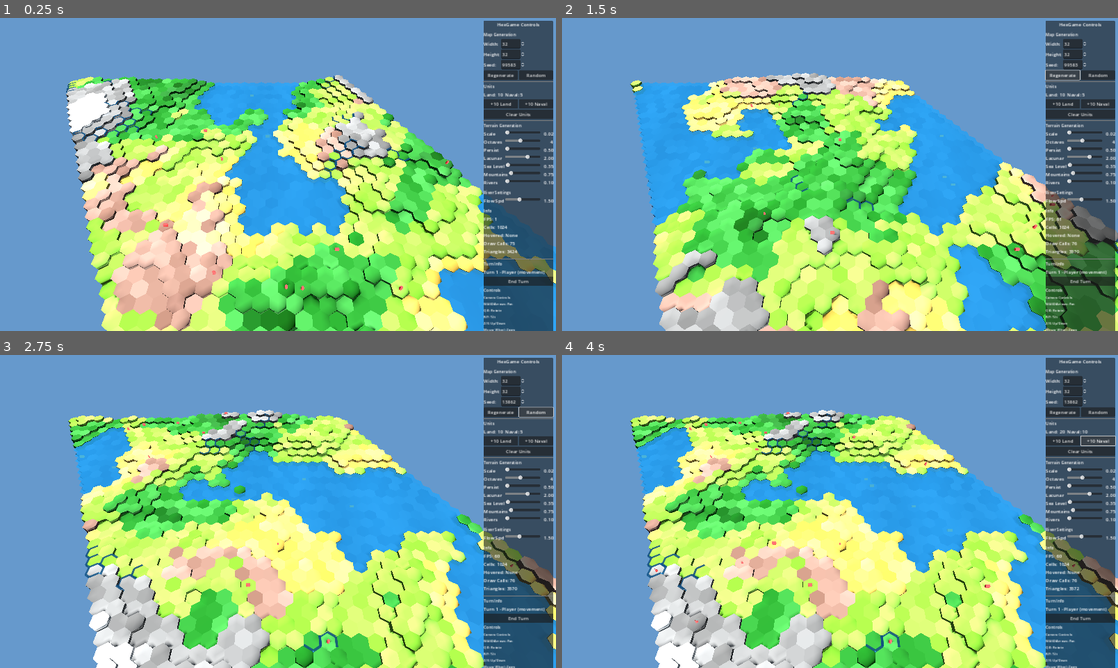
Above: before the commit, frames 1-4 (two rows, left to right).
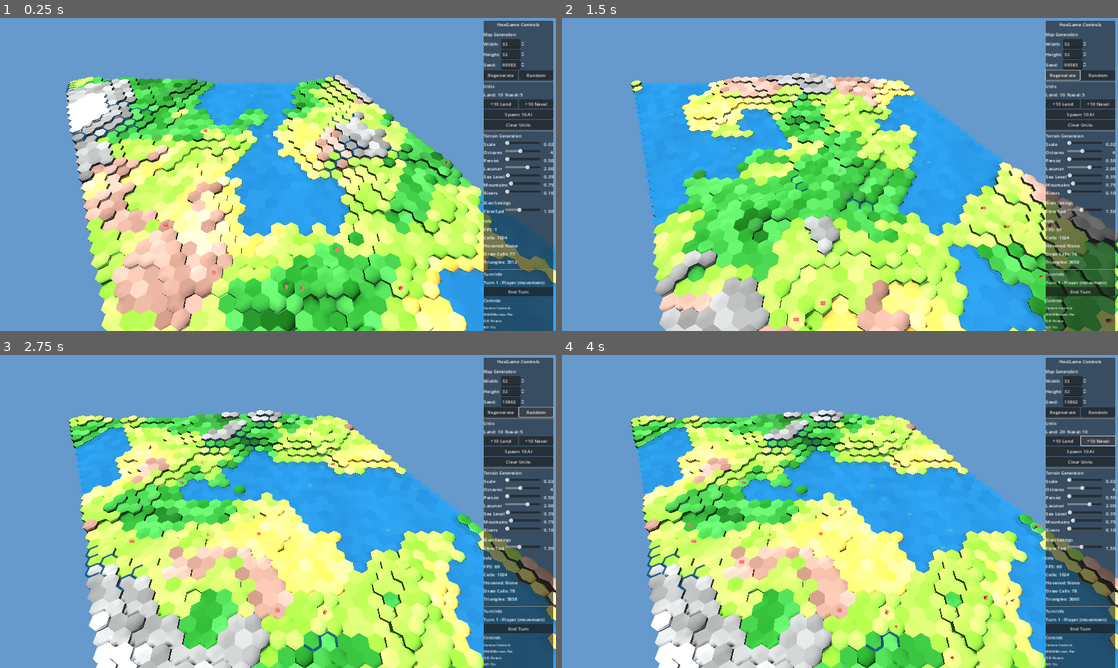
Above: after the commit, the same moments.

Repository: bobum/hexgame
Game: Godot game, scene res://scenes/main.tscn
The game is run twice, just before and just after one commit, with the same random seed, the same clock (stepped at 60 frames per second) and the same inputs.
Inputs (mouse positions are in pixels of both pictures, inside the frame that each line leads up to):
- Up to frame 1 (0.25 s): no input
- Up to frame 2 (1.5 s): click (1079, 115) at 0.5 s, where only the run after the commit has a clickable "Spawn 10 AI"; click "Regenerate" at 1.25 s
- Up to frame 3 (2.75 s): click "Random" at 2 s
- Up to frame 4 (4 s): click "+10 Land" at 2.75 s; click "+10 Naval" at 3.5 s

The runs differ from the first frame. In frame 1, 3.3% of the frame differs, in the area x 86-100%, y 30-100%; in frame 2, 3.4%; in frame 3, 3.5%; in frame 4, 3.6%, in the area x 14-100%, y 18-100%.

Commit message:
Add Spawn AI button to units section
- Add spawn_ai_requested signal with land/naval counts
- AI units are spawned as player 2 (distinct from player 1)
- Spawns 5 land + 5 naval AI units per click

Co-Authored-By: Claude Opus 4.5 <noreply@anthropic.com>

Diff:
--- a/godot/src/main.gd
+++ b/godot/src/main.gd
@@ -51,6 +51,7 @@
 	game_ui.end_turn_requested.connect(_on_end_turn)
 	game_ui.spawn_land_requested.connect(_on_spawn_land)
 	game_ui.spawn_naval_requested.connect(_on_spawn_naval)
+	game_ui.spawn_ai_requested.connect(_on_spawn_ai)
 	game_ui.clear_units_requested.connect(_on_clear_units)
 	game_ui.noise_param_changed.connect(_on_noise_param_changed)
 
@@ -163,6 +164,16 @@
 	if unit_manager:
 		var spawned = unit_manager.spawn_mixed_units(0, count, 1)
 		print("Spawned %d naval units" % spawned["naval"])
+		if unit_renderer:
+			unit_renderer.setup(unit_manager, grid)
+			unit_renderer.build()
+		_update_unit_counts()
+
+
+func _on_spawn_ai(land: int, naval: int) -> void:
+	if unit_manager:
+		var spawned = unit_manager.spawn_mixed_units(land, naval, 2)  # AI is player 2
+		print("Spawned %d land, %d naval AI units" % [spawned["land"], spawned["naval"]])
 		if unit_renderer:
 			unit_renderer.setup(unit_manager, grid)
 			unit_renderer.build()
--- a/godot/src/ui/game_ui.gd
+++ b/godot/src/ui/game_ui.gd
@@ -8,6 +8,7 @@
 signal end_turn_requested
 signal spawn_land_requested(count: int)
 signal spawn_naval_requested(count: int)
+signal spawn_ai_requested(land: int, naval: int)
 signal clear_units_requested
 signal noise_param_changed(param: String, value: float)
 
@@ -218,6 +219,12 @@
 
 	units_section.add_child(spawn_hbox)
 
+	# Add AI spawn button
+	var spawn_ai_btn = Button.new()
+	spawn_ai_btn.text = "Spawn 10 AI"
+	spawn_ai_btn.pressed.connect(_on_spawn_ai_pressed)
+	units_section.add_child(spawn_ai_btn)
+
 	# Add clear button
 	var clear_btn = Button.new()
 	clear_btn.text = "Clear Units"
@@ -237,6 +244,10 @@
 
 func _on_spawn_naval_pressed() -> void:
 	spawn_naval_requested.emit(5)
+
+
+func _on_spawn_ai_pressed() -> void:
+	spawn_ai_requested.emit(5, 5)  # 5 land, 5 naval for AI
 
 
 func _on_clear_units_pressed() -> void:
